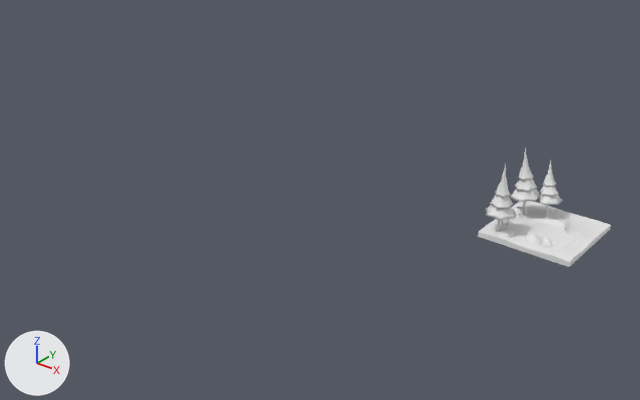
One commit to the FBX model TestProject_VR Interaction/Assets/Models/BetaTiles/POND.FBX: the scene before it, then after it.
Both versions are drawn from a 50 mm camera at (35.1, -25.4, 21.6) aimed at (9.5, 6.7, 1.7). The axes (+X, +Y, +Z) are drawn at lower left. The lights are the same throughout. Vertices at the same position are counted once.
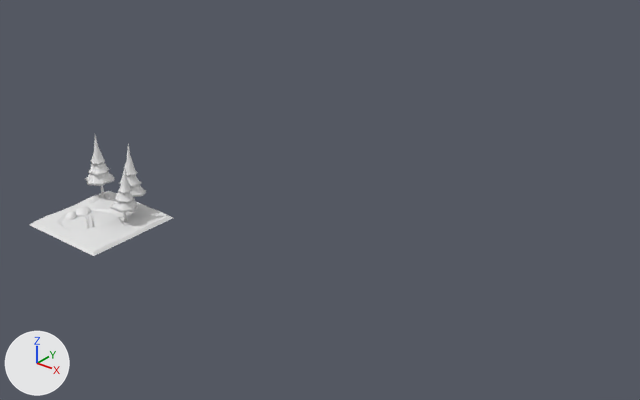
Boxes (x1, y1, x2, y2) around the edits, measured in the pictures (640 x 400 px; the box of a moved part takes in the faces that stretch with it):
'Cone001', reshaped, moved, turned: before (478, 148, 611, 267); after (30, 136, 173, 256)
part 1 of me_mesh, moved or reshaped: before (485, 205, 516, 221); after (85, 172, 115, 186)
part 2 of me_mesh, moved or reshaped: before (496, 220, 501, 231); after (101, 186, 104, 196)
part 3 of me_mesh, moved or reshaped: before (490, 195, 513, 208); after (88, 163, 110, 175)
part 4 of me_mesh, moved or reshaped: before (495, 163, 510, 197); after (91, 136, 105, 164)
part 5 of me_mesh, moved or reshaped: before (509, 188, 541, 202); after (116, 184, 146, 197)
part 6 of me_mesh, moved or reshaped (not visible afterwards): before (523, 202, 527, 215)
part 7 of me_mesh, moved or reshaped: before (514, 178, 537, 191); after (119, 175, 142, 187)
part 8 of me_mesh, moved or reshaped: before (518, 148, 534, 180); after (122, 145, 138, 176)
part 9 of me_mesh, moved or reshaped: before (536, 195, 563, 205); after (110, 200, 138, 212)
part 10 of me_mesh, moved or reshaped: before (545, 205, 549, 216); after (123, 212, 127, 222)
part 11 of me_mesh, moved or reshaped: before (540, 185, 559, 196); after (114, 192, 135, 203)
part 12 of me_mesh, moved or reshaped: before (543, 160, 556, 186); after (118, 168, 131, 193)
part 13 of me_mesh, moved or reshaped: before (498, 229, 514, 238); after (88, 195, 102, 203)
part 14 of me_mesh, moved or reshaped: before (513, 206, 523, 216); after (134, 200, 139, 210)
part 15 of me_mesh, moved or reshaped: before (525, 232, 542, 245); after (74, 206, 91, 216)
part 16 of me_mesh, moved or reshaped: before (542, 236, 553, 248); after (65, 211, 77, 220)
part 17 of me_mesh, moved or reshaped: before (478, 201, 611, 267); after (30, 190, 173, 256)

Diff of the bpy script that builds the scene:
```diff
--- a/TestProject_VR Interaction/Assets/Models/BetaTiles/POND.FBX.py
+++ b/TestProject_VR Interaction/Assets/Models/BetaTiles/POND.FBX.py
@@ me_mesh @@
 # used by ob_cone001; location = (18.78, 13.55, -0.02); scale = (0.01, 0.01, 0.01)
-me_mesh.from_pydata(...)  # 1598 vertices, 2694 faces; spans x -250.0..250.0, y -260.0..260.0, z -1.0..415.0
+me_mesh.from_pydata(...)  # 1598 vertices, 2694 faces; spans x -260.0..275.0, y 1.0..415.0, z -265.0..264.0
+# me_mesh part 1: the loose piece of 49 vertices spanning x -248.0..-77.0, y -260.0..-112.0, z 141.0..218.0 is multiplied about the mesh origin by the matrix ((0.0, 1.0, 0.0), (0.0, 0.0, 1.0), (1.0, 0.0, 0.0))
+# me_mesh part 2: the loose piece of 40 vertices spanning x -178.0..-158.0, y -193.0..-174.0, z 34.0..153.0 is multiplied about the mesh origin by the matrix ((0.0, 1.0, 0.0), (0.0, 0.0, 1.0), (1.0, 0.0, 0.0))
+# me_mesh part 3: the loose piece of 49 vertices spanning x -216.0..-108.0, y -248.0..-125.0, z 194.0..265.0 is multiplied about the mesh origin by the matrix ((0.0, 1.0, 0.0), (0.0, 0.0, 1.0), (1.0, 0.0, 0.0))
+# me_mesh part 4: the loose piece of 74 vertices spanning x -205.0..-120.0, y -223.0..-149.0, z 249.0..415.0 is multiplied about the mesh origin by the matrix ((0.0, 1.0, 0.0), (0.0, 0.0, 1.0), (1.0, 0.0, 0.0))
+# me_mesh part 5: the loose piece of 49 vertices spanning x -232.0..-82.0, y -7.0..163.0, z 133.0..221.0 is multiplied about the mesh origin by the matrix ((0.0, 1.0, 0.0), (0.0, 0.0, 1.0), (1.0, 0.0, 0.0))
+# me_mesh part 6: the loose piece of 40 vertices spanning x -165.0..-140.0, y 66.0..88.0, z 33.0..153.0 is multiplied about the mesh origin by the matrix ((0.0, 1.0, 0.0), (0.0, 0.0, 1.0), (1.0, 0.0, 0.0))
+# me_mesh part 7: the loose piece of 49 vertices spanning x -222.0..-101.0, y 19.0..132.0, z 189.0..267.0 is multiplied about the mesh origin by the matrix ((0.0, 1.0, 0.0), (0.0, 0.0, 1.0), (1.0, 0.0, 0.0))
+# me_mesh part 8: the loose piece of 74 vertices spanning x -204.0..-129.0, y 30.0..114.0, z 244.0..414.0 is multiplied about the mesh origin by the matrix ((0.0, 1.0, 0.0), (0.0, 0.0, 1.0), (1.0, 0.0, 0.0))
+# me_mesh part 9: the loose piece of 49 vertices spanning x -124.0..14.0, y 68.0..216.0, z 114.0..186.0 is multiplied about the mesh origin by the matrix ((0.0, 1.0, 0.0), (0.0, 0.0, 1.0), (1.0, 0.0, 0.0))
+# me_mesh part 10: the loose piece of 40 vertices spanning x -65.0..-43.0, y 129.0..147.0, z 31.0..130.0 is multiplied about the mesh origin by the matrix ((0.0, 1.0, 0.0), (0.0, 0.0, 1.0), (1.0, 0.0, 0.0))
+# me_mesh part 11: the loose piece of 49 vertices spanning x -112.0..-6.0, y 93.0..195.0, z 160.0..224.0 is multiplied about the mesh origin by the matrix ((0.0, 1.0, 0.0), (0.0, 0.0, 1.0), (1.0, 0.0, 0.0))
+# me_mesh part 12: the loose piece of 74 vertices spanning x -97.0..-29.0, y 110.0..184.0, z 206.0..346.0 is multiplied about the mesh origin by the matrix ((0.0, 1.0, 0.0), (0.0, 0.0, 1.0), (1.0, 0.0, 0.0))
+# me_mesh part 13: the loose piece of 41 vertices spanning x -165.0..-78.0, y -230.0..-144.0, z 26.0..63.0 is multiplied about the mesh origin by the matrix ((0.0, 1.0, 0.0), (0.0, 0.0, 1.0), (1.0, 0.0, 0.0))
+# me_mesh part 14: the loose piece of 41 vertices spanning x -213.0..-147.0, y 13.0..78.0, z 31.0..84.0 is multiplied about the mesh origin by the matrix ((0.0, 1.0, 0.0), (0.0, 0.0, 1.0), (1.0, 0.0, 0.0))
+# me_mesh part 15: the loose piece of 41 vertices spanning x -39.0..62.0, y -193.0..-90.0, z 12.0..56.0 is multiplied about the mesh origin by the matrix ((0.0, 1.0, 0.0), (0.0, 0.0, 1.0), (1.0, 0.0, 0.0))
+# me_mesh part 16: the loose piece of 41 vertices spanning x 57.0..119.0, y -171.0..-106.0, z 1.0..62.0 is multiplied about the mesh origin by the matrix ((0.0, 1.0, 0.0), (0.0, 0.0, 1.0), (1.0, 0.0, 0.0))
+# me_mesh part 17: 589 of 1598 vertices moved; they spanned x -250.0..250.0, y -240.0..260.0, z -1.0..100.0 and now span x -254.0..275.0, y 13.0..100.0, z -265.0..264.0; mean shift (97.0, 38.0, -134.0); largest move (-250.0, 260.0, -1.0) -> (275.0, 13.0, -265.0)
@@ ob_cone001 @@
 ob_cone001 = bpy.data.objects.new('Cone001', me_mesh)
-ob_cone001.location = (18.78, 13.55, -0.02)
+ob_cone001.location = (0.0, 0.0, 0.0)
+ob_cone001.rotation_euler = (1.571, 0.0, 0.0)  # degrees (90, 0, 0)
 ob_cone001.scale = (0.01, 0.01, 0.01)
```
